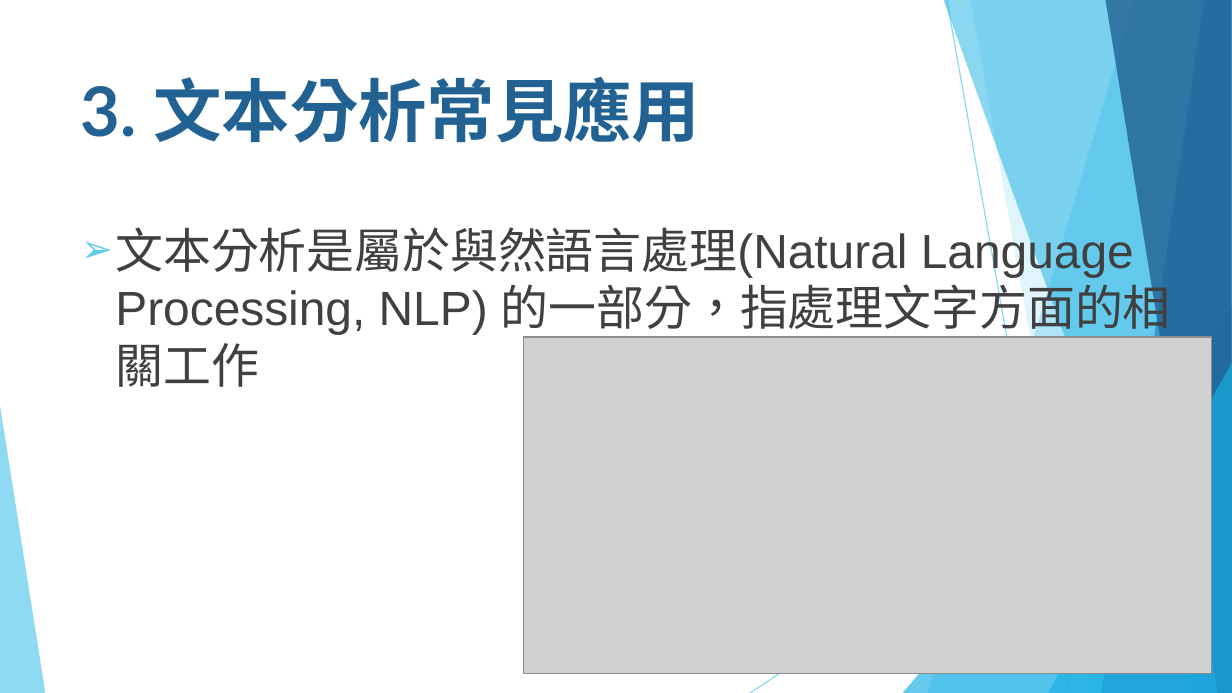
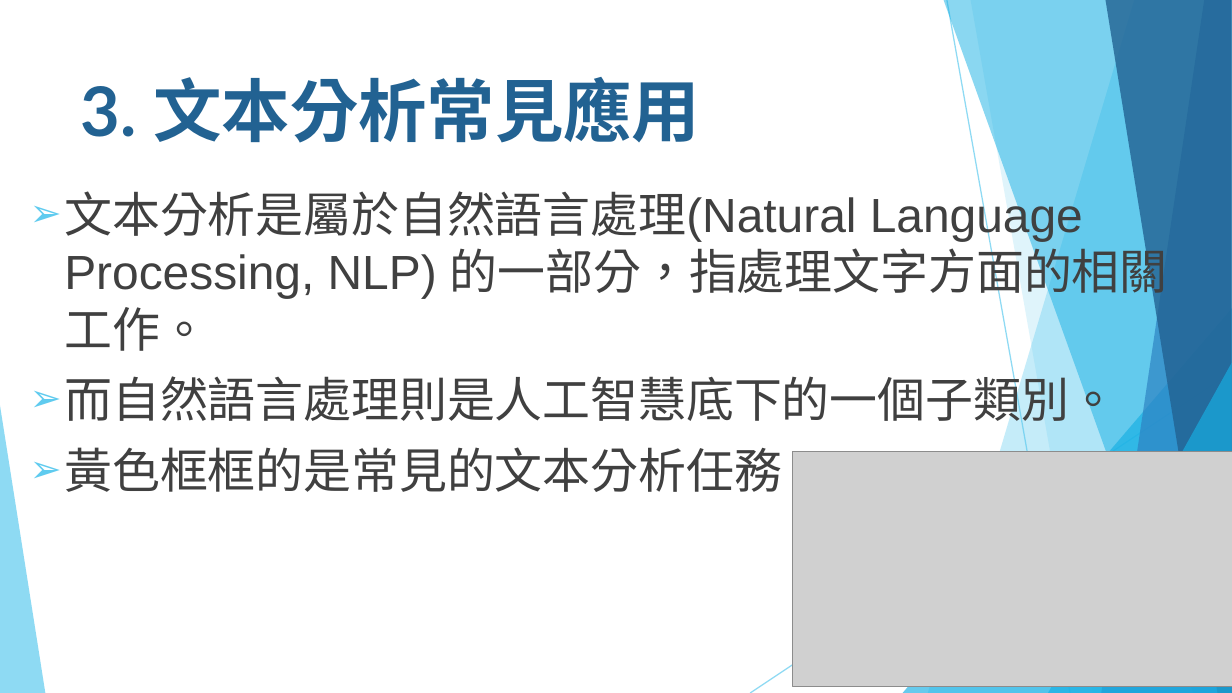
Before and after one commit to howardsukuan/textual-data-analysis-python, a slide deck: slide 7 of week01/文本分析與程式設計Week01_draft1.pptx (slide 8 before the commit). Drawn at 1232x693 pixels with LibreOffice and Linux fonts; fonts in the diff are those of the drawing; grey boxes stand for pictures. Boxes give left, top, right and bottom in pixels: in the first picture for what was removed or moved away, otherwise in the second. Text is boxed around its words. In the diff, an @@ line names an element or a change of style, - is before the commit and + after.

```diff
--- a/week01/文本分析與程式設計Week01_draft1.pptx
+++ b/week01/文本分析與程式設計Week01_draft1.pptx
@@ text at box(64, 191, 1168, 492): text changed @@
-➢ 文本分析是屬於與然語言處理(Natural Language Processing, NLP) 的一部分，指處理文字方面的相關工作
+➢ 文本分析是屬於自然語言處理(Natural Language Processing, NLP) 的一部分，指處理文字方面的相關工作。
+➢ 而自然語言處理則是人工智慧底下的一個子類別。
+➢ 黃色框框的是常見的文本分析任務
@@ picture: place and size @@
-picture at box(524, 338, 1211, 674)
+picture at box(792, 452, 1232, 687)
```
Also in this commit, not shown: 5 other slides changed, 10 slides added, 2 slides removed.
